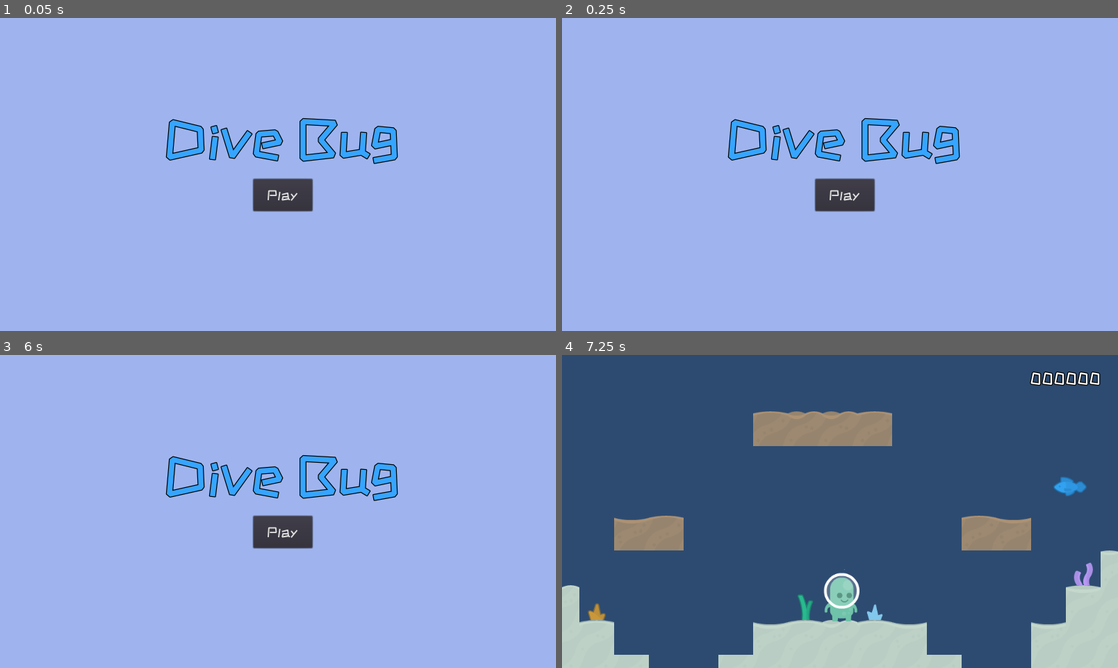
Above: before the commit, frames 1-4 (two rows, left to right).
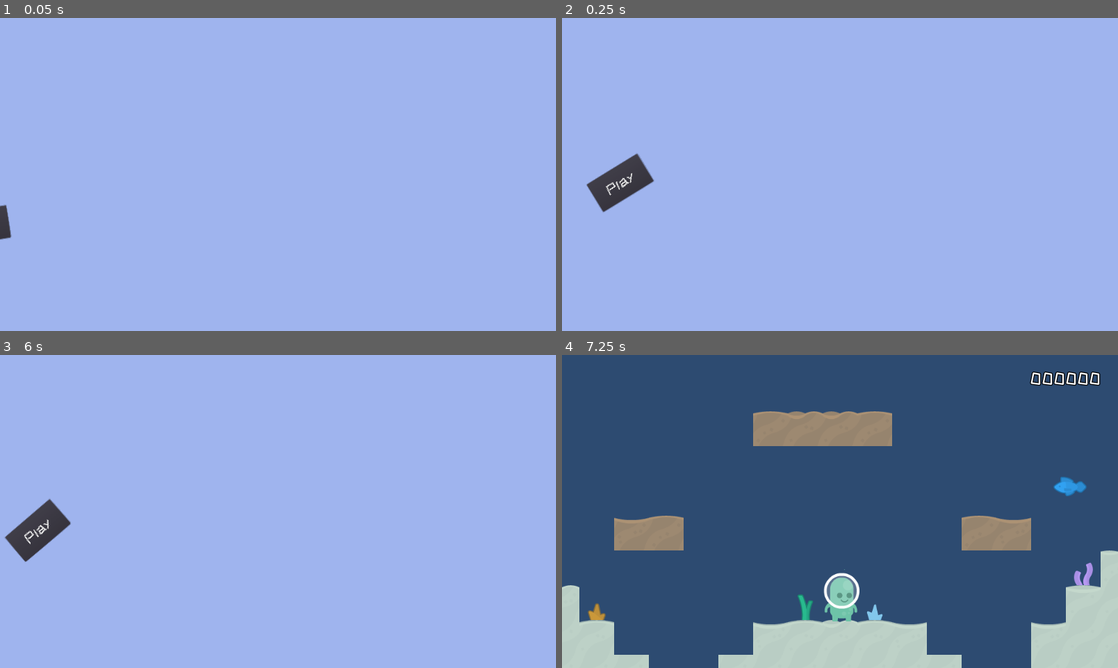
Above: after the commit, the same moments.

Repository: cpvanlue/dive-bug
Game: Godot game, scene res://MainMenu/MainMenu.tscn
The game is run twice, just before and just after one commit, with the same random seed, the same clock (stepped at 60 frames per second) and the same inputs.
Inputs:
- Up to frame 1 (0.05 s): no input
- Up to frame 2 (0.25 s): no input
- Up to frame 3 (6 s): click "Play" at 0.5 s; tap Enter (shoot) at 1.25, 1.35, 3.6 s; hold D (right) 1.28-2.78 s; tap Shift (sprint) at 2.1 s; hold A (left) 2.78-3.53 s; tap Space (swim) at 2.85, 5.1 s; hold D (right) 3.53-5.03 s; hold Shift (sprint) 4.28-5.03 s; hold A (left) 5.03-5.75 s; click "Main Menu" at 5.75 s
- Up to frame 4 (7.25 s): click "Play" at 6.5 s

The runs differ from the first frame. In frame 1, 3.9% of the frame differs, in the area x 0-72%, y 32-71%; in frame 2, 4.9%, in the area x 4-72%, y 32-62%; in frame 3, 4.9%; in frame 4, nothing differs.

Commit message:
Add animations to Main Menu elements on load

Diff:
--- a/MainMenu/MainMenu.tscn
+++ b/MainMenu/MainMenu.tscn
@@ -12,6 +12,64 @@
 [sub_resource type="DynamicFont" id=2]
 size = 32
 font_data = ExtResource( 1 )
+
+[sub_resource type="Animation" id=3]
+resource_name = "load"
+length = 2.0
+tracks/0/type = "bezier"
+tracks/0/path = NodePath("Label:rect_position:x")
+tracks/0/interp = 1
+tracks/0/loop_wrap = true
+tracks/0/imported = false
+tracks/0/enabled = true
+tracks/0/keys = {
+"points": PoolRealArray( 374.627, -0.25, 0, 0.25, 0, 433.36, -0.25, 0, 0.25, 0, 305.763, -0.25, 0, 0.25, 0, 374.021, -0.25, 0, 0.25, 0 ),
+"times": PoolRealArray( 0, 0.4, 0.9, 1.6 )
+}
+tracks/1/type = "bezier"
+tracks/1/path = NodePath("Label:rect_position:y")
+tracks/1/interp = 1
+tracks/1/loop_wrap = true
+tracks/1/imported = false
+tracks/1/enabled = true
+tracks/1/keys = {
+"points": PoolRealArray( -147.628, -0.25, 0, 0.25, 0, -101.594, -0.25, 0, 0.25, 0, 76.7791, -0.25, 0, 0.25, 0, 221.233, -0.25, 0, 0.25, 0 ),
+"times": PoolRealArray( 0, 0.4, 0.9, 1.6 )
+}
+tracks/2/type = "bezier"
+tracks/2/path = NodePath("Label:rect_rotation")
+tracks/2/interp = 1
+tracks/2/loop_wrap = true
+tracks/2/imported = false
+tracks/2/enabled = true
+tracks/2/keys = {
+"points": PoolRealArray( 0, -0.25, 0, 0.25, 0, -12.0847, -0.25, 0, 0.25, 0, 6.6638, -0.25, 0, 0.25, 0, 0, -0.25, 0, 0.25, 0 ),
+"times": PoolRealArray( 0, 0.4, 0.9, 1.6 )
+}
+tracks/3/type = "value"
+tracks/3/path = NodePath("PlayButton:rect_position")
+tracks/3/interp = 2
+tracks/3/loop_wrap = true
+tracks/3/imported = false
+tracks/3/enabled = true
+tracks/3/keys = {
+"times": PoolRealArray( 0, 0.1, 0.2, 0.3, 0.4, 0.5, 0.6, 0.7, 0.8, 1, 1.2, 1.6 ),
+"transitions": PoolRealArray( 1, 1, 1, 1, 1, 1, 1, 1, 1, 1, 1, 1 ),
+"update": 0,
+"values": [ Vector2( -166.295, 455.306 ), Vector2( -63.1139, 444.194 ), Vector2( 24.1931, 412.446 ), Vector2( 86.1017, 352.125 ), Vector2( 146.423, 301.328 ), Vector2( 230.555, 337.838 ), Vector2( 308.338, 394.985 ), Vector2( 389.295, 456.893 ), Vector2( 457.553, 512.452 ), Vector2( 494.063, 482.292 ), Vector2( 532.161, 431.495 ), Vector2( 581.37, 372.761 ) ]
+}
+tracks/4/type = "value"
+tracks/4/path = NodePath("PlayButton:rect_rotation")
+tracks/4/interp = 2
+tracks/4/loop_wrap = true
+tracks/4/imported = false
+tracks/4/enabled = true
+tracks/4/keys = {
+"times": PoolRealArray( 0, 0.1, 0.2, 0.3, 0.4, 0.5, 0.6, 0.7, 0.8, 1, 1.2, 1.6 ),
+"transitions": PoolRealArray( 1, 1, 1, 1, 1, 1, 1, 1, 1, 1, 1, 1 ),
+"update": 0,
+"values": [ 0.0, -20.0575, -41.6872, -16.7432, 1.20926, 15.0635, 32.3582, 16.1069, -0.0927591, -13.3292, -13.3292, 0.0 ]
+}
 
 [node name="MainMenu" type="Node2D"]
 script = ExtResource( 2 )
@@ -29,10 +87,11 @@
 anchor_top = 0.5
 anchor_right = 1.0
 anchor_bottom = 0.5
-margin_left = 378.158
-margin_top = 212.921
-margin_right = 919.158
-margin_bottom = 341.921
+margin_left = 374.021
+margin_top = 221.233
+margin_right = 915.021
+margin_bottom = 350.233
+rect_pivot_offset = Vector2( -113.553, -69.7693 )
 custom_fonts/font = SubResource( 1 )
 custom_colors/font_color = Color( 0.215686, 0.65098, 1, 1 )
 text = "Dive Bug"
@@ -41,14 +100,19 @@
 }
 
 [node name="PlayButton" type="Button" parent="."]
-margin_left = 582.958
-margin_top = 369.586
-margin_right = 718.958
-margin_bottom = 443.586
+margin_left = 581.37
+margin_top = 372.761
+margin_right = 717.37
+margin_bottom = 446.761
 custom_fonts/font = SubResource( 2 )
 text = "Play"
 __meta__ = {
 "_edit_use_anchors_": false
 }
 
+[node name="AnimationPlayer" type="AnimationPlayer" parent="."]
+autoplay = "load"
+method_call_mode = 1
+anims/load = SubResource( 3 )
+
 [connection signal="pressed" from="PlayButton" to="." method="_on_PlayButton_pressed"]
Not shown: 1 places in MainMenu/MainMenu.tscn that only renumber resources
